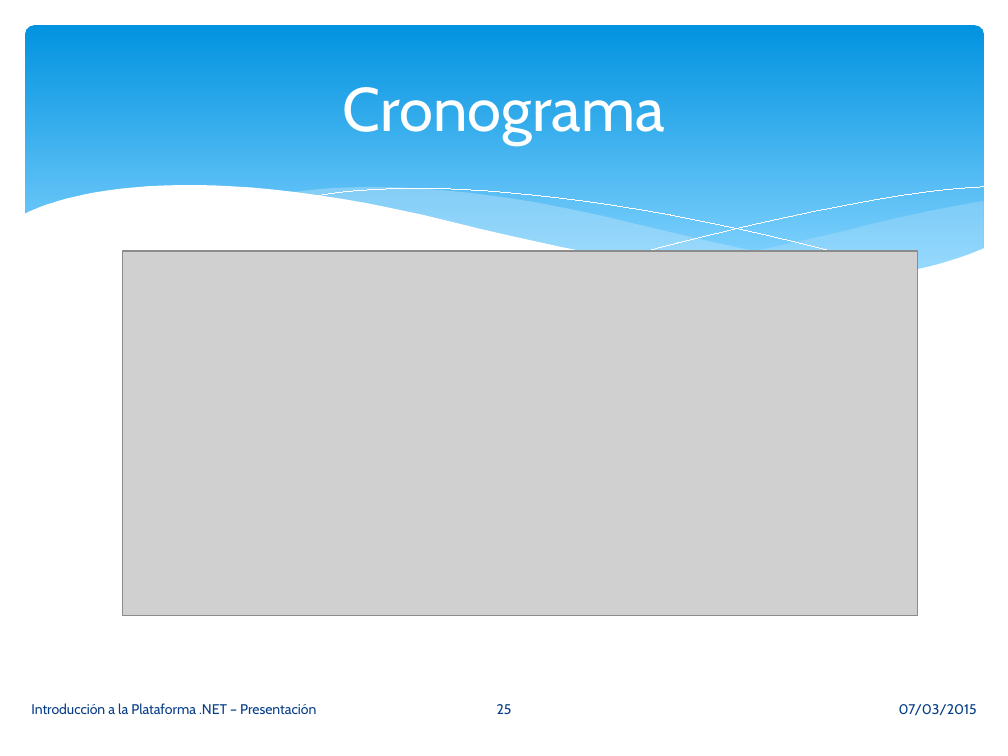
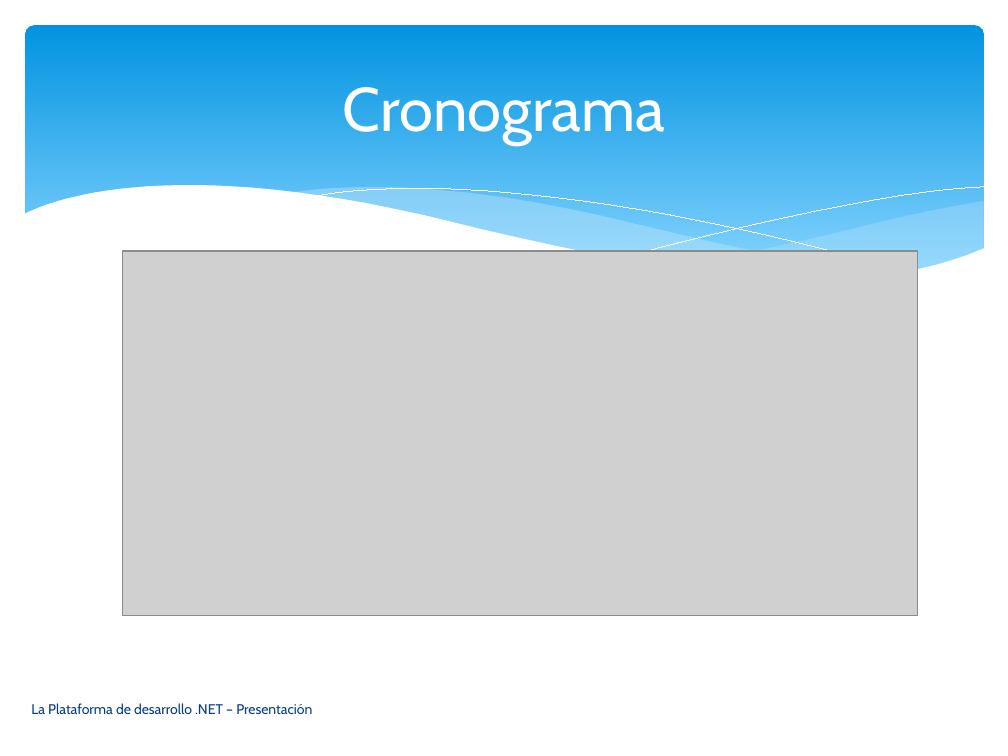
Before and after one commit to vvalotto/UADER-La-Plataforma-de-Desarrollo-.NET, a slide deck: slide 25 of Presentaciones/00. Presentacion - Introduccion a la Plataforma .NET.pptx. Drawn at 1008x756 pixels with LibreOffice and Linux fonts; fonts in the diff are those of the drawing; grey boxes stand for pictures. Boxes give left, top, right and bottom in pixels: in the first picture for what was removed or moved away, otherwise in the second. Text is boxed around its words. In the diff, an @@ line names an element or a change of style, - is before the commit and + after.

```diff
--- a/Presentaciones/00. Presentacion - Introduccion a la Plataforma .NET.pptx
+++ b/Presentaciones/00. Presentacion - Introduccion a la Plataforma .NET.pptx
@@ text at (x1=31, y1=703, x2=312, y2=714): text changed @@
-Introducción a la Plataforma .NET – Presentación
+La Plataforma de desarrollo .NET – Presentación
@@ page number removed at (x1=497, y1=704, x2=512, y2=714) @@
-25
@@ text removed at (x1=899, y1=704, x2=977, y2=716) @@
-07/03/2015
```
Also in this commit, not shown: 25 other slides changed, 13 other files.
